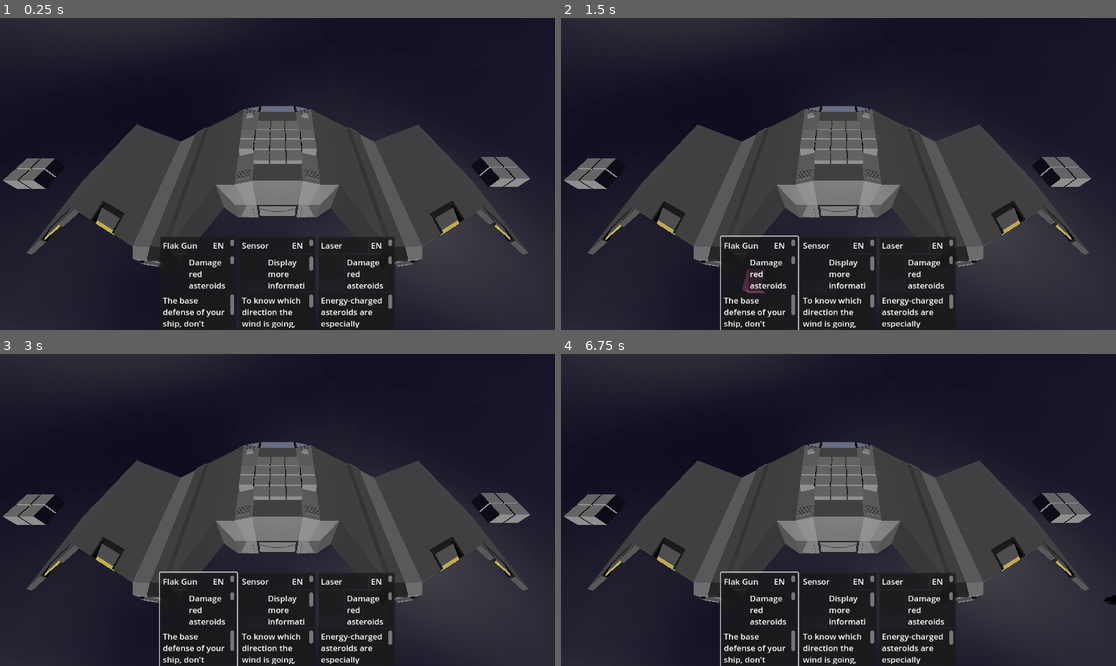
Above: before the commit, frames 1-4 (two rows, left to right).
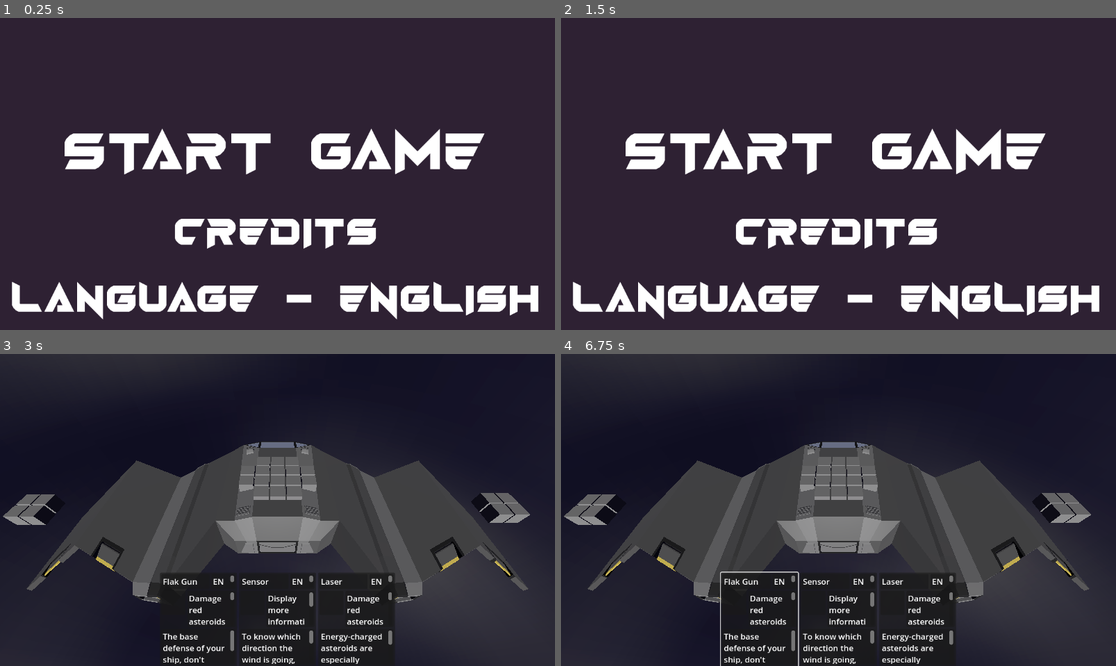
Above: after the commit, the same moments.

Repository: Xwilarg/LudumDare54
Game: Godot game, scene res://Scenes/TitleScreen.tscn
Two runs of this game, one before a commit and one after it. Both use one fixed random seed, a clock stepped at 60 frames per second and the inputs below. Before the commit the project starts from res://Scenes/Main.tscn. Video files are missing from this copy of the repository; at most half a second of black plays in their place.
Inputs (mouse positions are in pixels of both pictures, inside the frame that each line leads up to):
- Up to frame 1 (0.25 s): no input
- Up to frame 2 (1.5 s): click (760, 283) at 0.52 s; click (760, 283) at 1.27 s
- Up to frame 3 (3 s): click (199, 619) at 2.02 s; tap Enter at 2.75 s; move the mouse to (399, 494) at 2.77 s; click (399, 494) at 2.92 s
- Up to frame 4 (6.75 s): click (760, 619) at 3.52 s; click (760, 619) at 4.27 s; click (760, 619) at 5.02 s; tap Space at 5.75 s; move the mouse to (727, 525) at 5.77 s; click (727, 525) at 5.92 s; tap Enter at 6.5 s; move the mouse to (894, 441) at 6.52 s; click (894, 441) at 6.67 s

The runs differ from the first frame. In frame 1, 51% of the frame differs, in the area x 0-100%, y 0-100%; in frame 2, 52%; in frame 3, 0.2%; in frame 4, less than 0.1%.
Error in both runs: Invalid access to property or key 'current_weather' on a base object of type 'Nil'. (res://Scripts/GameManager.gd:39)

Commit message:
Add and set working TitleScreen

Diff:
--- a/Scenes/TitleScreen.tscn
+++ b/Scenes/TitleScreen.tscn
@@ -1,50 +1,75 @@
-[gd_scene load_steps=4 format=3 uid="uid://7ful4w02f04d"]
+[gd_scene load_steps=5 format=3 uid="uid://7ful4w02f04d"]
 
 [ext_resource type="Script" path="res://Scripts/TitleScreen.gd" id="1_kqofc"]
 [ext_resource type="FontFile" uid="uid://b12u15uyrlxo" path="res://Font/angas v3 bold.ttf" id="2_6mlj0"]
 [ext_resource type="FontFile" uid="uid://degphstpbf0uh" path="res://Font/angas v3 ultra.ttf" id="3_u1sxu"]
+[ext_resource type="Texture2D" uid="uid://cx7cjef11c2nh" path="res://Sprites/Overclock.png" id="4_go6o6"]
 
 [node name="TitleScreen" type="MarginContainer"]
-custom_minimum_size = Vector2(600, 0)
-anchors_preset = 13
-anchor_left = 0.5
-anchor_right = 0.5
+anchors_preset = 15
+anchor_right = 1.0
 anchor_bottom = 1.0
-offset_left = -20.5
-offset_right = 20.5
 grow_horizontal = 2
 grow_vertical = 2
 size_flags_horizontal = 4
 script = ExtResource("1_kqofc")
 
-[node name="VBoxContainer" type="VBoxContainer" parent="."]
+[node name="ColorRect" type="ColorRect" parent="."]
+layout_mode = 2
+color = Color(0.180392, 0.129412, 0.2, 1)
+
+[node name="TextureRect" type="TextureRect" parent="."]
+visible = false
+layout_mode = 2
+texture = ExtResource("4_go6o6")
+expand_mode = 3
+
+[node name="MarginContainer" type="MarginContainer" parent="."]
+layout_mode = 2
+
+[node name="VBoxContainer" type="VBoxContainer" parent="MarginContainer"]
 clip_contents = true
 layout_mode = 2
 
-[node name="Title" type="Label" parent="VBoxContainer"]
+[node name="Title" type="Label" parent="MarginContainer/VBoxContainer"]
+visible = false
 layout_mode = 2
 theme_override_fonts/font = ExtResource("2_6mlj0")
-theme_override_font_sizes/font_size = 300
+theme_override_font_sizes/font_size = 250
 text = "TITLE"
 horizontal_alignment = 1
 
-[node name="VBoxContainer" type="VBoxContainer" parent="VBoxContainer"]
+[node name="VBoxContainer" type="VBoxContainer" parent="MarginContainer/VBoxContainer"]
 custom_minimum_size = Vector2(0, 250)
 layout_mode = 2
 size_flags_vertical = 10
 
-[node name="Start" type="Label" parent="VBoxContainer/VBoxContainer"]
+[node name="Start" type="Label" parent="MarginContainer/VBoxContainer/VBoxContainer"]
 custom_minimum_size = Vector2(0, 40)
 layout_mode = 2
+mouse_filter = 0
 theme_override_fonts/font = ExtResource("2_6mlj0")
-theme_override_font_sizes/font_size = 110
+theme_override_font_sizes/font_size = 100
 text = "START GAME"
 horizontal_alignment = 1
 vertical_alignment = 1
 
-[node name="Credits" type="Label" parent="VBoxContainer/VBoxContainer"]
+[node name="Credits" type="Label" parent="MarginContainer/VBoxContainer/VBoxContainer"]
 layout_mode = 2
+mouse_filter = 0
 theme_override_fonts/font = ExtResource("3_u1sxu")
-theme_override_font_sizes/font_size = 95
+theme_override_font_sizes/font_size = 70
 text = "CREDITS"
 horizontal_alignment = 1
+
+[node name="Language" type="Label" parent="MarginContainer/VBoxContainer/VBoxContainer"]
+layout_mode = 2
+mouse_filter = 0
+theme_override_fonts/font = ExtResource("3_u1sxu")
+theme_override_font_sizes/font_size = 70
+text = "LANGUAGE - ENGLISH"
+horizontal_alignment = 1
+
+[connection signal="gui_input" from="MarginContainer/VBoxContainer/VBoxContainer/Start" to="." method="_on_start_gui_input"]
+[connection signal="gui_input" from="MarginContainer/VBoxContainer/VBoxContainer/Credits" to="." method="_on_credits_gui_input"]
+[connection signal="gui_input" from="MarginContainer/VBoxContainer/VBoxContainer/Language" to="." method="_on_language_gui_input"]
--- a/Scripts/CardManager.gd
+++ b/Scripts/CardManager.gd
@@ -46,7 +46,7 @@
 func _process(delta):
 	var current_scene = get_tree().get_current_scene().get_name()
 
-	if current_scene == "Root":
+	if current_scene == "Root" && asteroidManager:
 		_aaTimer -= delta
 
 		if _aaTimer <= 0.0:
--- a/Scripts/TitleScreen.gd
+++ b/Scripts/TitleScreen.gd
@@ -4,10 +4,26 @@
 # Called when the node enters the scene tree for the first time.
 func _ready():
 	# get correct translation
-	$VBoxContainer/VBoxContainer/Start.text = tr("MENU_START")
-	$VBoxContainer/VBoxContainer/Credits.text = tr("MENU_CREDITS")
+	$MarginContainer/VBoxContainer/VBoxContainer/Start.text = tr("MENU_START")
+	$MarginContainer/VBoxContainer/VBoxContainer/Credits.text = tr("MENU_CREDITS")
+	$MarginContainer/VBoxContainer/VBoxContainer/Language.text = tr("MENU_LANGUAGE")
 
 
 # Called every frame. 'delta' is the elapsed time since the previous frame.
 func _process(delta):
 	pass
+
+
+func _on_start_gui_input(event):
+	if (event is InputEventMouseButton && event.pressed && event.button_index == 1):
+		get_tree().change_scene_to_file("res://Scenes/Main.tscn")
+
+
+func _on_credits_gui_input(event):
+	if (event is InputEventMouseButton && event.pressed && event.button_index == 1):
+		print("Clicked")
+
+
+func _on_language_gui_input(event):
+	if (event is InputEventMouseButton && event.pressed && event.button_index == 1):
+		print("Clicked")
--- a/Translations/text.csv
+++ b/Translations/text.csv
@@ -1,6 +1,7 @@
 ;en;fr
 MENU_START;START GAME;DÉMARRER
 MENU_CREDITS;CREDITS;CRÉDITS
+MENU_LANGUAGE;LANGUAGE - ENGLISH;LANGUE - FRANÇAIS
 
 FLAK1_NAME;Flak Gun;Canon anti-aérien
 FLAK1_DESC;The base defense of your ship, don't forget the London treaty!;La défense de base de votre navire, n'oubliez pas le traité de Londres !
--- a/project.godot
+++ b/project.godot
@@ -11,7 +11,7 @@
 [application]
 
 config/name="LudumDare54"
-run/main_scene="res://Scenes/Main.tscn"
+run/main_scene="res://Scenes/TitleScreen.tscn"
 config/features=PackedStringArray("4.1", "GL Compatibility")
 config/icon="res://icon.svg"
 
